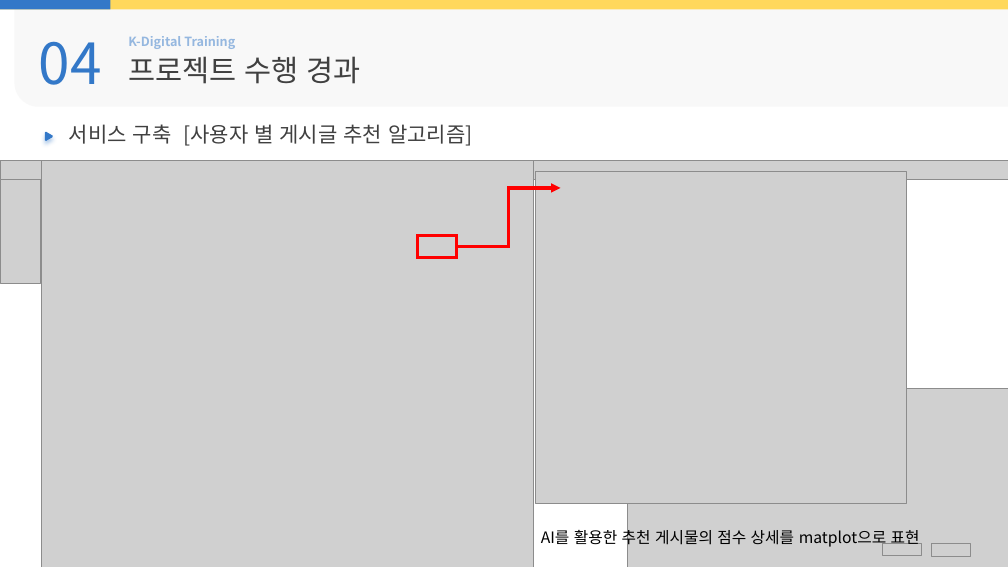
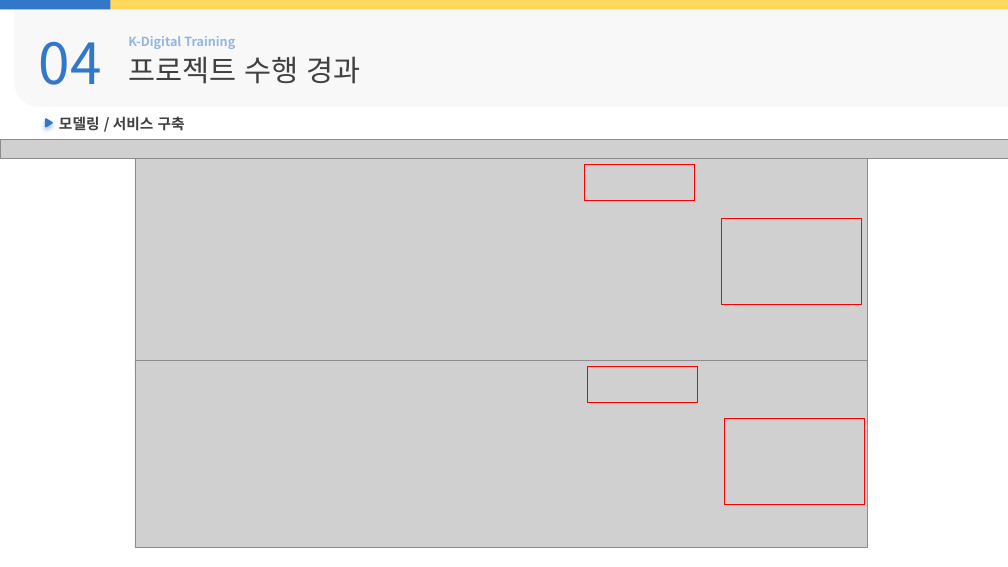
Before and after one commit to ekaxoddltka-source/flaskproject, a slide deck: slide 15 of html변환전/ppt/3.실시간 사용자 참여형 지능형 커뮤니티 서비스.pptx (slide 21 before the commit). Drawn at 1008x567 pixels with LibreOffice and Linux fonts; fonts in the diff are those of the drawing; grey boxes stand for pictures; background and template pictures are left out. Boxes give left, top, right and bottom in pixels: in the first picture for what was removed or moved away, otherwise in the second. Text is boxed around its words. In the diff, an @@ line names an element or a change of style, - is before the commit and + after.

```diff
--- a/html변환전/ppt/3.실시간 사용자 참여형 지능형 커뮤니티 서비스.pptx
+++ b/html변환전/ppt/3.실시간 사용자 참여형 지능형 커뮤니티 서비스.pptx
@@ freeform shape: place and size @@
-freeform shape at (45, 132, 53, 141)
+freeform shape at (45, 118, 53, 127)
@@ text added at (59, 116, 185, 131), 14 pt, text #404040, bold @@
+모델링 / 서비스 구축
@@ picture: place and size @@
-picture at (0, 160, 1008, 180)
+picture at (0, 139, 1008, 159)
@@ text removed at (69, 124, 473, 146) @@
-서비스 구축 [사용자 별 게시글 추천 알고리즘]
@@ picture removed at (0, 165, 40, 284) @@
@@ picture removed at (41, 161, 534, 567) @@
@@ picture added at (135, 159, 867, 373) @@
@@ picture removed at (535, 172, 907, 504) @@
@@ rectangle: place and size @@
-rectangle at (417, 236, 456, 257)
+rectangle at (585, 165, 695, 201)
@@ rectangle at (585, 165, 695, 201): outline #FF0000 3 pt to #FF0000 1 pt @@
@@ elbow arrow removed from (457, 247) to (560, 188) @@
@@ rectangle added at (721, 219, 861, 305), outline #FF0000 1 pt @@
@@ picture added at (135, 361, 867, 547) @@
@@ rectangle added at (588, 367, 698, 403), outline #FF0000 1 pt @@
@@ picture removed at (628, 389, 1008, 567) @@
@@ rectangle added at (724, 419, 864, 505), outline #FF0000 1 pt @@
@@ text removed at (541, 527, 920, 548) @@
-AI를 활용한 추천 게시물의 점수 상세를 matplot으로 표현
@@ picture removed at (882, 544, 922, 556) @@
@@ picture removed at (932, 544, 971, 556) @@
```
Also in this commit, not shown: 10 other slides changed, 14 slides added, 10 slides removed, 9 other files.
